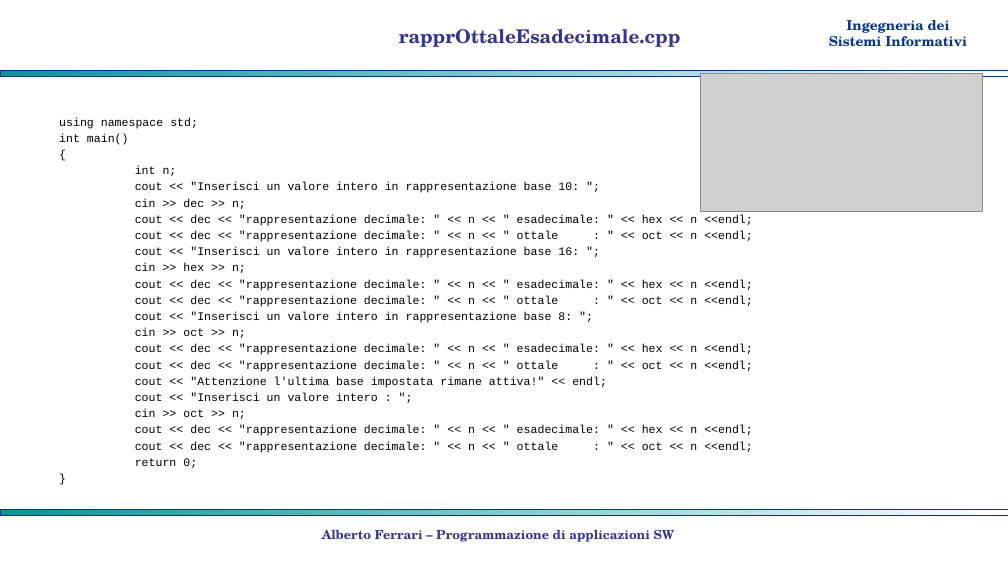
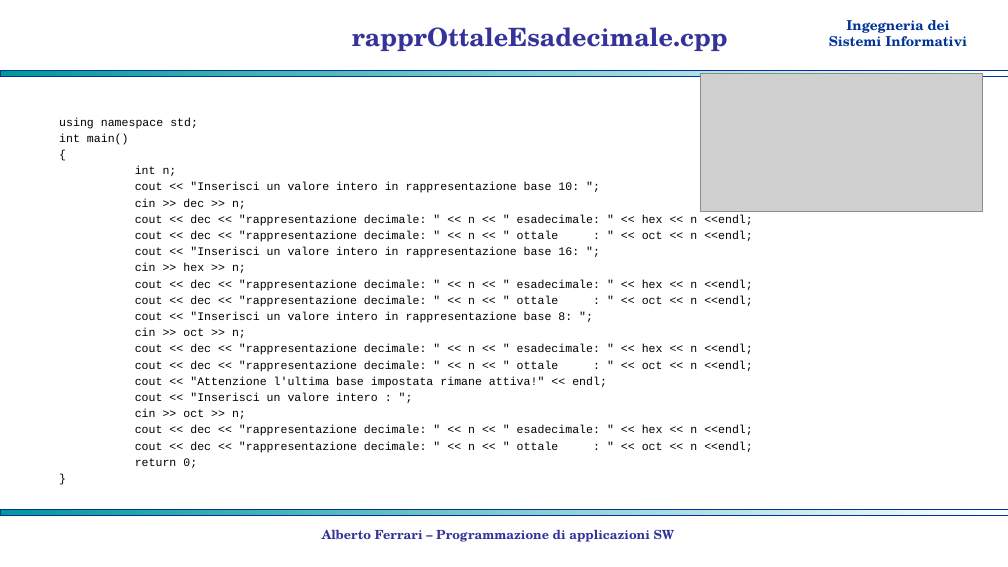
Before and after one commit to albertoferrari/pasw, a slide deck: slide 6 of lezioni/PASW03c - C++ input output.pptx (slide 3 before the commit). Drawn at 1008x567 pixels with LibreOffice and Linux fonts; fonts in the diff are those of the drawing; grey boxes stand for pictures; background and template pictures are left out. Boxes give left, top, right and bottom in pixels: in the first picture for what was removed or moved away, otherwise in the second. Text is boxed around its words. In the diff, an @@ line names an element or a change of style, - is before the commit and + after.

```diff
--- a/lezioni/PASW03c - C++ input output.pptx
+++ b/lezioni/PASW03c - C++ input output.pptx
@@ title "rapprOttaleEsadecimale.cpp" at (x1=352, y1=27, x2=728, y2=51): size 18 to 24 pt @@
```
Also in this commit, not shown: 2 other slides changed, 3 slides added, 1 other file.
